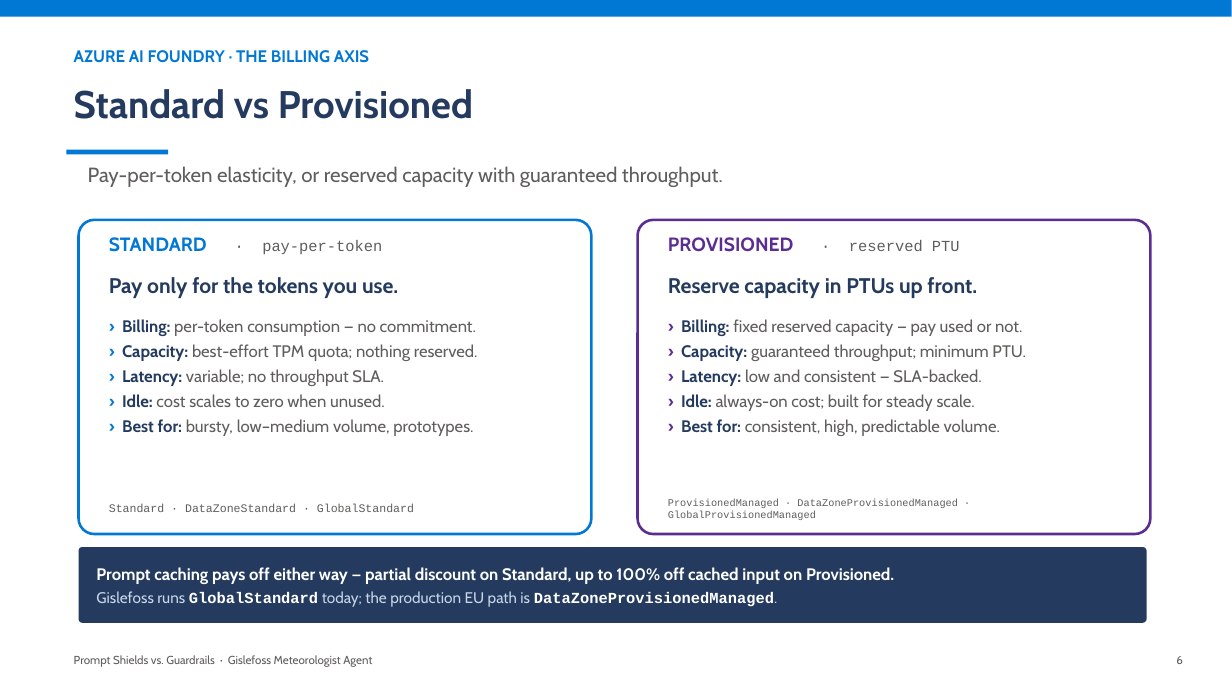
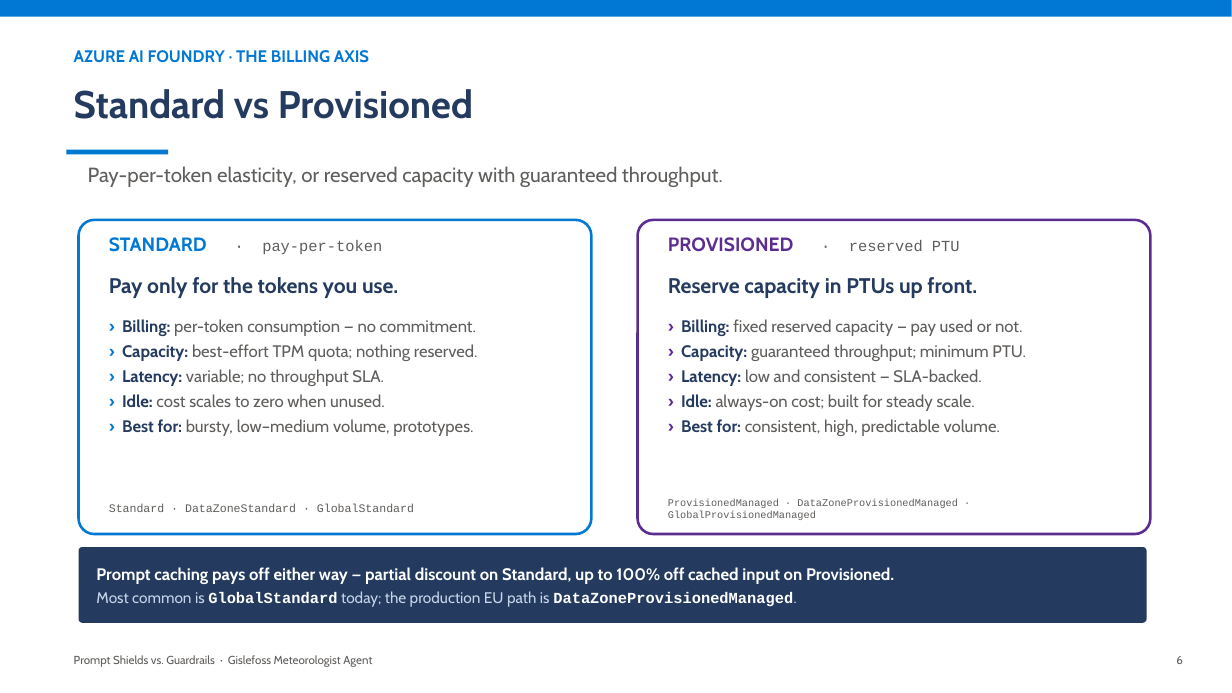
Before and after one commit to mchudinov/Gislefoss, a slide deck: slide 7 of docs/prompt-shields-vs-guardrails.pptx. Drawn at 1232x693 pixels with LibreOffice and Linux fonts; fonts in the diff are those of the drawing. Boxes give left, top, right and bottom in pixels: in the first picture for what was removed or moved away, otherwise in the second. Text is boxed around its words. In the diff, an @@ line names an element or a change of style, - is before the commit and + after.

```diff
--- a/docs/prompt-shields-vs-guardrails.pptx
+++ b/docs/prompt-shields-vs-guardrails.pptx
@@ text at [96, 591, 796, 607]: text changed @@
-Gislefoss runs GlobalStandard today; the production EU path is DataZoneProvisionedManaged.
+Most common is GlobalStandard today; the production EU path is DataZoneProvisionedManaged.
```
Also in this commit, not shown: 6 other slides changed, 1 slide removed.
